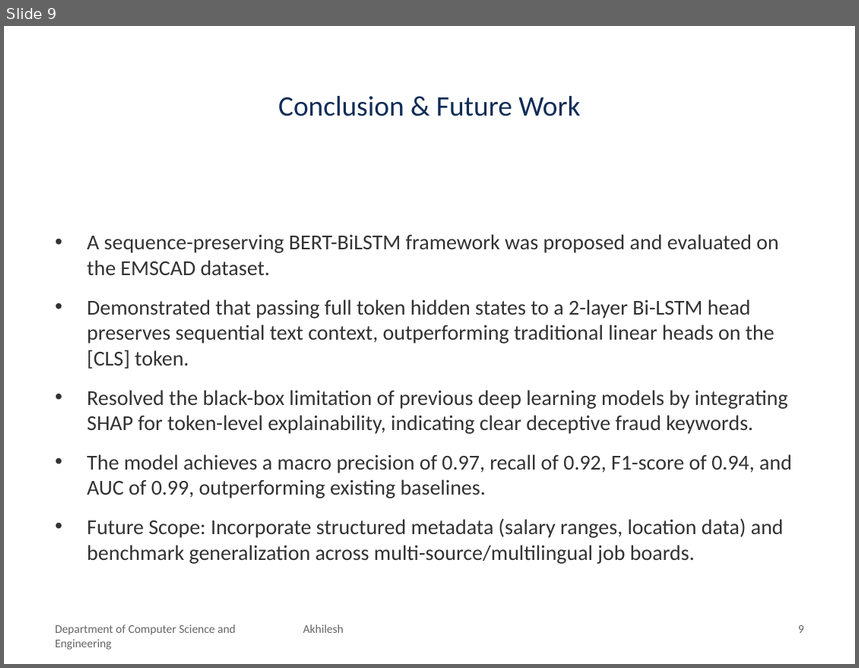
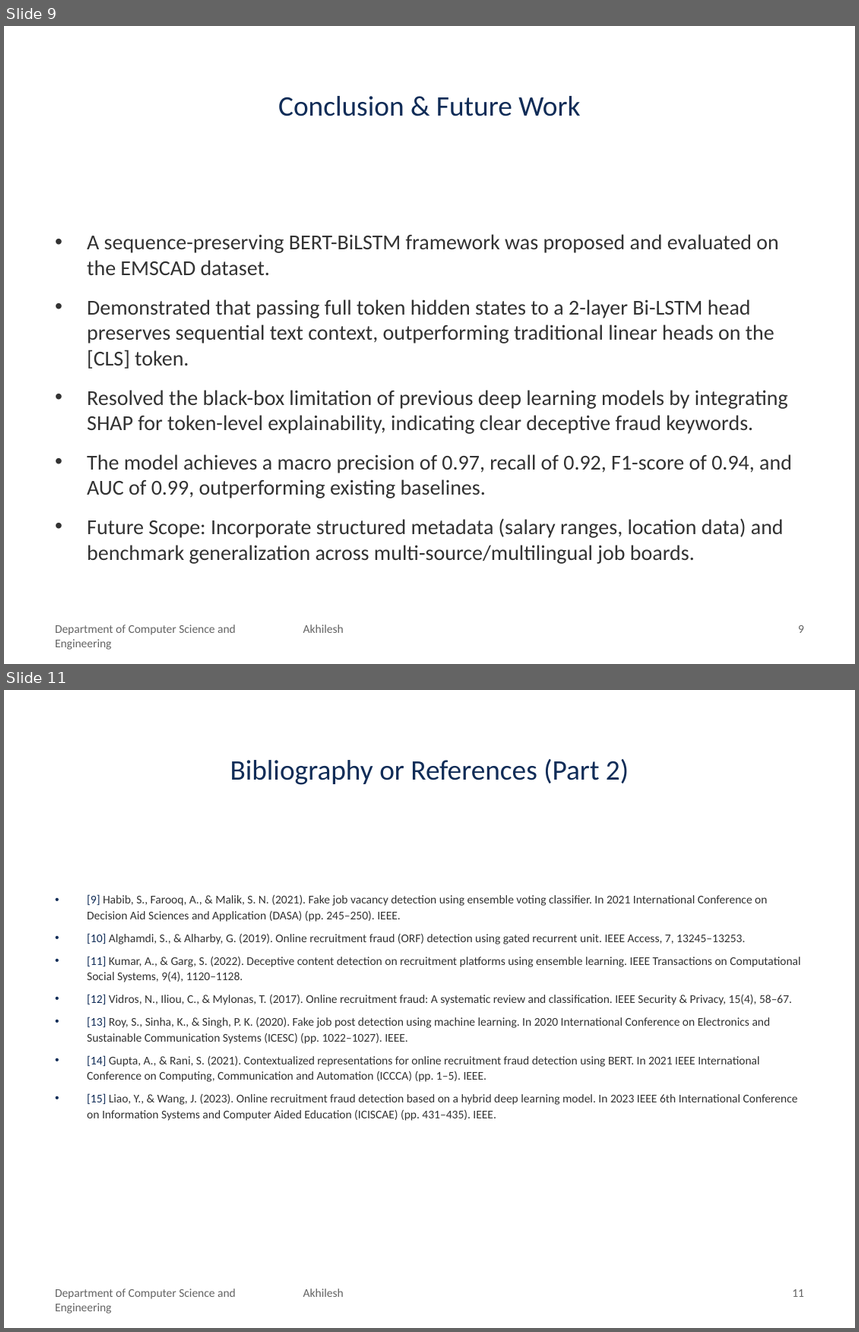
Before and after one commit to akhileshyadav8/Research-Fake-Job-Detection, a slide deck: MST1/Fake_Job_Detection_MST1.pptx. Shown one above the other, each under a label of ours: slide 9 before the commit, slides 9 and 11 after it; the slides between them are not shown. The pictures are 859x668 and 859x1332 pixels, drawn with LibreOffice and Linux fonts; fonts in the diff are those of the drawing; background and template pictures are left out. Boxes give left, top, right and bottom in pixels: in the first picture for what was removed or moved away, otherwise in the second. Text is boxed around its words. In the diff, an @@ line names an element or a change of style, - is before the commit and + after.

Commit message:
Update MST-1 PPT: Replace topic in literature review with Varshitha et al. and format all 15 references in APA 7th edition

```diff
--- a/MST1/Fake_Job_Detection_MST1.pptx
+++ b/MST1/Fake_Job_Detection_MST1.pptx
@@ slide 11 added at <box>4,690,855,1328</box>, background #FFFFFF @@
@@ title added at <box>230,759,629,785</box>, 24 pt, text #102C57 @@
+Bibliography or References (Part 2)
@@ text added at <box>87,894,800,1121</box>, 10 pt, text #323232 @@
+• [9] Habib, S., Farooq, A., & Malik, S. N. (2021). Fake job vacancy detection using ensemble voting classifier. In 2021 International Conference on Decision Aid Sciences and Application (DASA) (pp. 245–250). IEEE.
+• [10] Alghamdi, S., & Alharby, G. (2019). Online recruitment fraud (ORF) detection using gated recurrent unit. IEEE Access, 7, 13245–13253.
+• [11] Kumar, A., & Garg, S. (2022). Deceptive content detection on recruitment platforms using ensemble learning. IEEE Transactions on Computational Social Systems, 9(4), 1120–1128.
+• [12] Vidros, N., Iliou, C., & Mylonas, T. (2017). Online recruitment fraud: A systematic review and classification. IEEE Security & Privacy, 15(4), 58–67.
+• [13] Roy, S., Sinha, K., & Singh, P. K. (2020). Fake job post detection using machine learning. In 2020 International Conference on Electronics and Sustainable Communication Systems (ICESC) (pp. 1022–1027). IEEE.
+• [14] Gupta, A., & Rani, S. (2021). Contextualized representations for online recruitment fraud detection using BERT. In 2021 IEEE International Conference on Computing, Communication and Automation (ICCCA) (pp. 1–5). IEEE.
+• [15] Liao, Y., & Wang, J. (2023). Online recruitment fraud detection based on a hybrid deep learning model. In 2023 IEEE 6th International Conference on Information Systems and Computer Aided Education (ICISCAE) (pp. 431–435). IEEE.
@@ text added at <box>55,1289,236,1314</box>, 10 pt, text #646464 @@
+Department of Computer Science and Engineering
@@ text added at <box>303,1289,344,1297</box>, 10 pt, text #646464 @@
+Akhilesh
@@ text added at <box>792,1290,804,1297</box>, 10 pt, text #646464 @@
+11
```
Also in this commit, not shown: 4 slides changed.
